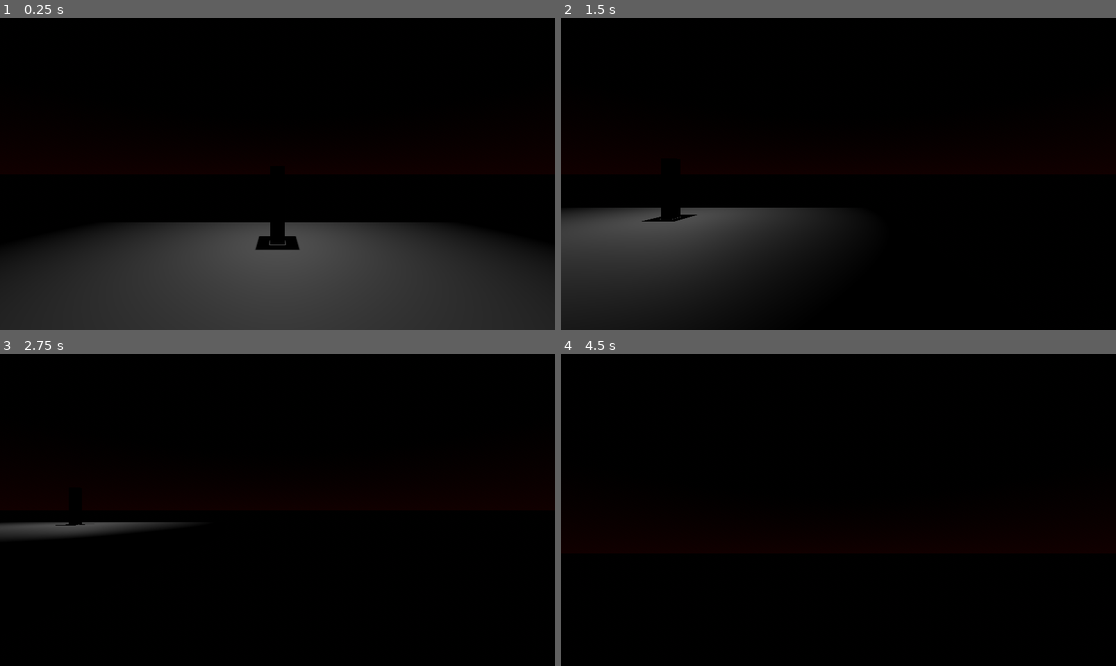
Above: before the commit, frames 1-4 (two rows, left to right).
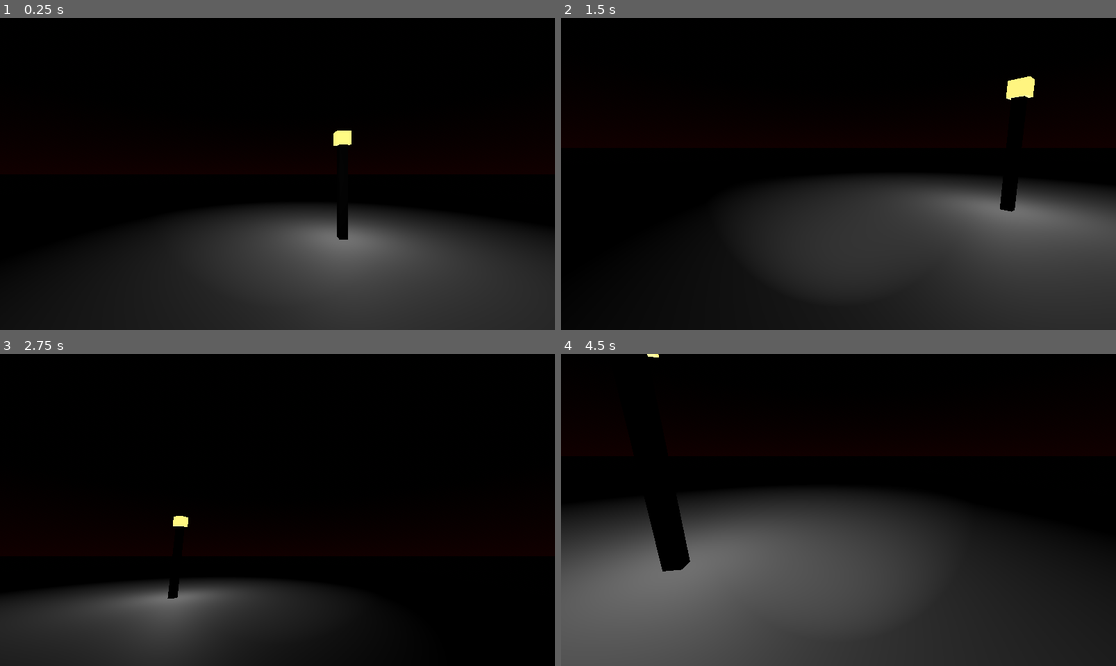
Above: after the commit, the same moments.

Repository: upitroma/the-silent
Game: Godot game, scene res://scenes/world.tscn
Two runs of this game, one before a commit and one after it. Both use one fixed random seed, a clock stepped at 60 frames per second and the inputs below.
Inputs (mouse positions are in pixels of both pictures, inside the frame that each line leads up to):
- Up to frame 1 (0.25 s): no input
- Up to frame 2 (1.5 s): move the mouse to (960, 158) at 0.52 s; hold D (move_right) 0.53-1.28 s; click (960, 158) at 0.6 s; move the mouse to (727, 189) at 1.27 s; hold S (move_back) from 1.28 s (still down); click (727, 189) at 1.35 s
- Up to frame 3 (2.75 s): move the mouse to (333, 441) at 2.02 s; release S (move_back) at 2.03 s; hold D (move_right) from 2.03 s (still down); click (333, 441) at 2.1 s
- Up to frame 4 (4.5 s): move the mouse to (810, 572) at 2.77 s; release D (move_right) at 2.78 s; hold W (move_forward) 2.78-3.53 s; click (810, 572) at 2.85 s; move the mouse to (1005, 556) at 3.52 s; hold A (move_left) 3.53-4.28 s; click (1005, 556) at 3.6 s; tap Escape (ui_cancel) at 4.15 s; move the mouse to (794, 506) at 4.27 s; hold W (move_forward) from 4.28 s (still down); click (794, 506) at 4.35 s

The runs differ from the first frame. In frame 1, 4.6% of the frame differs, in the area x 24-82%, y 36-87%; in frame 2, 34%; in frame 3, 15%; in frame 4, 45%, in the area x 0-100%, y 0-100%.

Commit message:
lighting framework

Diff:
--- /dev/null
+++ b/prefabs/lamp.tscn
@@ -0,0 +1,27 @@
+[gd_scene load_steps=3 format=3 uid="uid://bb8f8larc7wjw"]
+
+[sub_resource type="StandardMaterial3D" id="StandardMaterial3D_ovks0"]
+albedo_color = Color(0.151276, 0.151276, 0.151276, 1)
+metallic = 0.45
+
+[sub_resource type="StandardMaterial3D" id="StandardMaterial3D_gevjo"]
+albedo_color = Color(0.980727, 0.8343, 0.493666, 1)
+emission_enabled = true
+emission = Color(0.768137, 0.637147, 0.331466, 1)
+emission_energy_multiplier = 1.51
+
+[node name="Lamp" type="Node3D"]
+
+[node name="post" type="CSGBox3D" parent="."]
+transform = Transform3D(1, 0, 0, 0, 1, 0, 0, 0, 1, 0, 1.72841, 0)
+size = Vector3(0.3, 3.48, 0.3)
+material = SubResource("StandardMaterial3D_ovks0")
+
+[node name="bulb" type="CSGBox3D" parent="."]
+transform = Transform3D(1, 0, 0, 0, 1, 0, 0, 0, 1, 0, 3.70688, 0)
+size = Vector3(0.5, 0.5, 0.5)
+material = SubResource("StandardMaterial3D_gevjo")
+
+[node name="OmniLight3D" type="OmniLight3D" parent="."]
+transform = Transform3D(1, 0, 0, 0, 1, 0, 0, 0, 1, 0, 1.88631, 0)
+omni_range = 11.9179
--- a/project.godot
+++ b/project.godot
@@ -42,6 +42,11 @@
 "events": [Object(InputEventKey,"resource_local_to_scene":false,"resource_name":"","device":-1,"window_id":0,"alt_pressed":false,"shift_pressed":false,"ctrl_pressed":false,"meta_pressed":false,"pressed":false,"keycode":0,"physical_keycode":65,"key_label":0,"unicode":97,"echo":false,"script":null)
 ]
 }
+click={
+"deadzone": 0.5,
+"events": [Object(InputEventMouseButton,"resource_local_to_scene":false,"resource_name":"","device":-1,"window_id":0,"alt_pressed":false,"shift_pressed":false,"ctrl_pressed":false,"meta_pressed":false,"button_mask":0,"position":Vector2(0, 0),"global_position":Vector2(0, 0),"factor":1.0,"button_index":1,"canceled":false,"pressed":false,"double_click":false,"script":null)
+]
+}
 
 [rendering]
 
--- a/scenes/player.gd
+++ b/scenes/player.gd
@@ -1,5 +1,5 @@
 extends CharacterBody3D
-@export var speed = 10
+@export var speed = 5
 @export var jump_velocity = 4.5
 @export var mouse_sensitivity = .002
 var gravity = ProjectSettings.get_setting("physics/3d/default_gravity")
@@ -14,8 +14,10 @@
 	else: velocity_y -= gravity * delta
 	velocity.y = velocity_y
 	move_and_slide()
+	if Input.is_action_just_pressed("click"):
+		Input.mouse_mode = Input.MOUSE_MODE_CAPTURED
 	if Input.is_action_just_pressed("ui_cancel"):
-		Input.mouse_mode = Input.MOUSE_MODE_CAPTURED if Input.mouse_mode == Input.MOUSE_MODE_VISIBLE else Input.MOUSE_MODE_VISIBLE
+		Input.mouse_mode = Input.MOUSE_MODE_VISIBLE
 
 func _input(event):
 	if event is InputEventMouseMotion and Input.mouse_mode == Input.MOUSE_MODE_CAPTURED:
--- a/scenes/world.tscn
+++ b/scenes/world.tscn
@@ -1,9 +1,7 @@
 [gd_scene load_steps=7 format=3 uid="uid://becibbnb3chm1"]
 
 [ext_resource type="Script" path="res://scenes/player.gd" id="1_ngg5l"]
-
-[sub_resource type="StandardMaterial3D" id="StandardMaterial3D_y0sk7"]
-albedo_color = Color(0.156969, 0.0715724, 0.07713, 1)
+[ext_resource type="PackedScene" uid="uid://bb8f8larc7wjw" path="res://prefabs/lamp.tscn" id="2_ol827"]
 
 [sub_resource type="ProceduralSkyMaterial" id="ProceduralSkyMaterial_paptp"]
 sky_top_color = Color(0.0076315, 0.0114208, 0.0182263, 1)
@@ -29,27 +27,11 @@
 [node name="environment" type="Node3D" parent="."]
 
 [node name="floor" type="CSGBox3D" parent="environment"]
-transform = Transform3D(1, 0, 0, 0, 1, 0, 0, 0, 1, 0, -0.5, 0)
+transform = Transform3D(1, 0, 0, 0, 1, 0, 0, 0, 1, -5.76993, -0.5, 3.75549)
 use_collision = true
-size = Vector3(20, 1, 20)
+size = Vector3(51.7393, 1, 97.2249)
 
 [node name="lighting" type="Node3D" parent="environment"]
-
-[node name="lampPost" type="Node3D" parent="environment"]
-transform = Transform3D(1, 0, 0, 0, 1, 0, 0, 0, 1, 0, 0, -7.09179)
-
-[node name="post" type="CSGBox3D" parent="environment/lampPost"]
-transform = Transform3D(1, 0, 0, 0, 1, 0, 0, 0, 1, 0, 1.32415, 0)
-use_collision = true
-size = Vector3(0.480957, 2.66406, 0.476074)
-material = SubResource("StandardMaterial3D_y0sk7")
-
-[node name="OmniLight3D" type="OmniLight3D" parent="environment/lampPost"]
-transform = Transform3D(1, 0, 0, 0, 1, 0, 0, 0, 1, 0, 3.81323, 0)
-light_bake_mode = 1
-shadow_enabled = true
-shadow_reverse_cull_face = true
-omni_range = 11.1242
 
 [node name="WorldEnvironment" type="WorldEnvironment" parent="environment"]
 environment = SubResource("Environment_wsmmc")
@@ -61,6 +43,14 @@
 [node name="playerCamera" type="Camera3D" parent="player"]
 transform = Transform3D(1, 0, 0, 0, 1, 0, 0, 0, 1, 0, 2.01344, 0)
 
+[node name="flashlight" type="SpotLight3D" parent="player/playerCamera"]
+transform = Transform3D(1, 0, 0, 0, 1, 0, 0, 0, 1, 0, 0.0414076, 0)
+spot_range = 18.4574
+spot_angle = 33.8645
+
 [node name="CollisionShape3D" type="CollisionShape3D" parent="player"]
 transform = Transform3D(1, 0, 0, 0, 1, 0, 0, 0, 1, 0, 1.29096, 0)
 shape = SubResource("CapsuleShape3D_t8top")
+
+[node name="Lamp" parent="." instance=ExtResource("2_ol827")]
+transform = Transform3D(1, 0, 0, 0, 1, 0, 0, 0, 1, 2.40896, 0, -7.56147)
Binary file added: assets/street_lamp_01_4k.gltf/street_lamp_01.bin
Not shown, added: assets/street_lamp_01_4k.gltf/street_lamp_01_4k.gltf
Not shown, added: assets/street_lamp_01_4k.gltf/street_lamp_01_4k.gltf.import
Not shown, added: assets/street_lamp_01_4k.gltf/textures/street_lamp_01_arm_4k.jpg.import
Binary file added: assets/street_lamp_01_4k.gltf/textures/street_lamp_01_diff_4k.jpg
Not shown, added: assets/street_lamp_01_4k.gltf/textures/street_lamp_01_diff_4k.jpg.import
Not shown, added: assets/street_lamp_01_4k.gltf/textures/street_lamp_01_nor_gl_4k.jpg.import
Not shown, added: assets/street_lamp_01_4k.gltf/textures/street_lamp_01_arm_4k.jpg
Not shown, added: assets/street_lamp_01_4k.gltf/textures/street_lamp_01_nor_gl_4k.jpg
